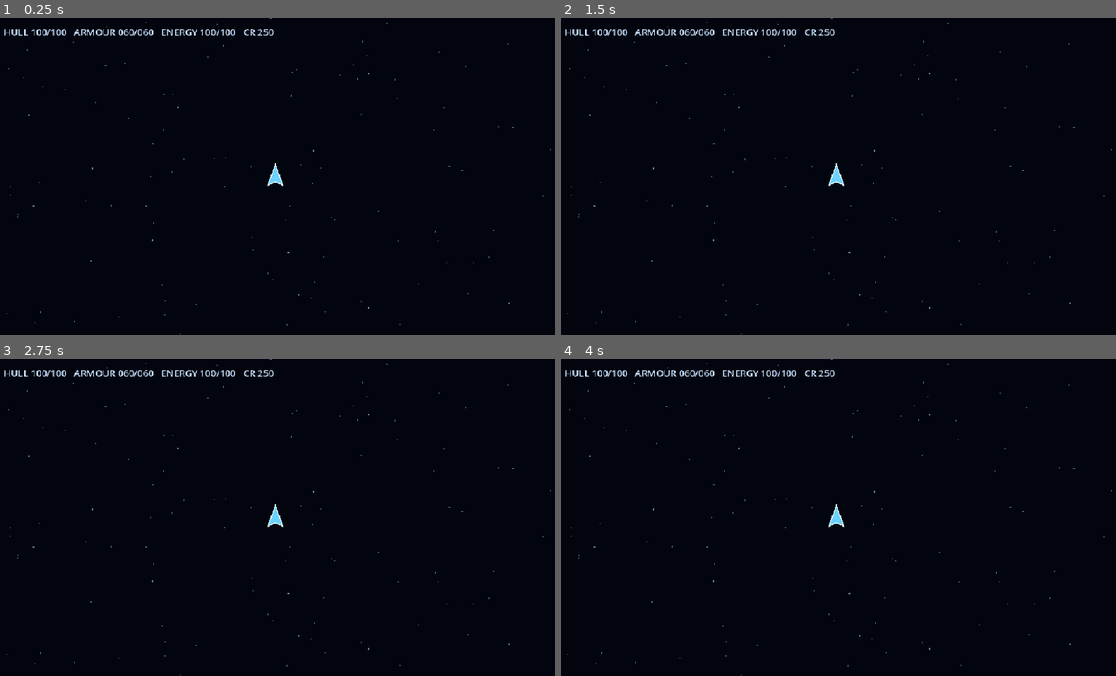
Above: before the commit, frames 1-4 (two rows, left to right).
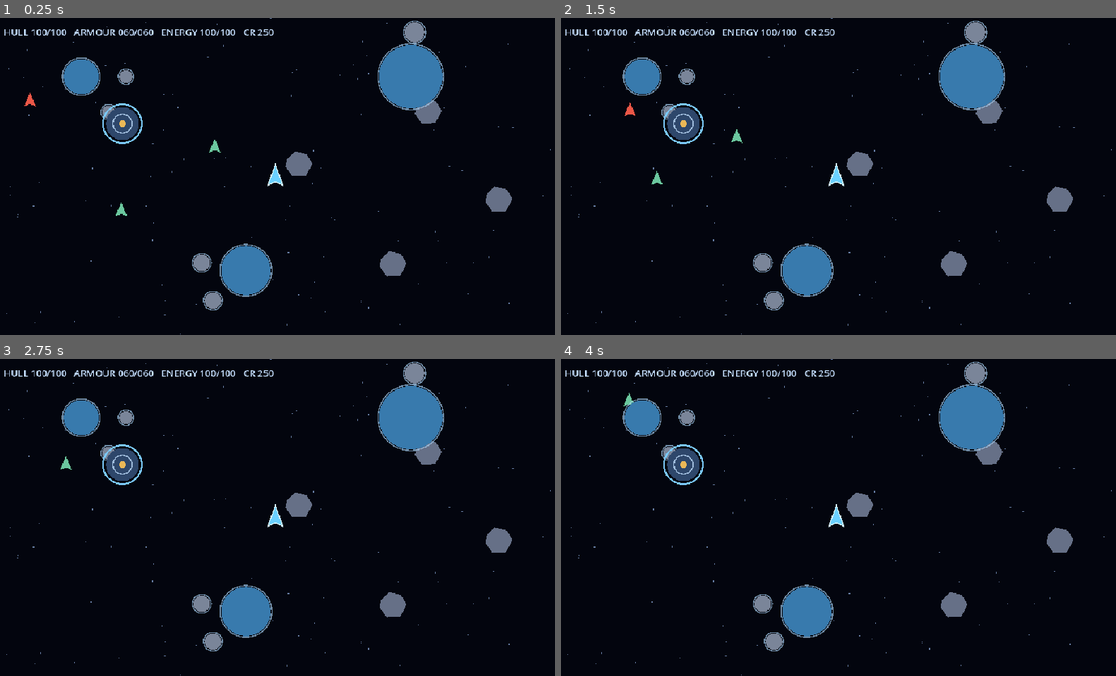
Above: after the commit, the same moments.

Repository: DARTVADER1-DROID/Star-Forge
Game: Godot game, scene res://scenes/main.tscn
Same seed, same stepped clock (60 frames per second), same inputs: the game is played once before the commit and once after it.
Inputs (mouse positions are in pixels of both pictures, inside the frame that each line leads up to):
- Up to frame 1 (0.25 s): no input
- Up to frame 2 (1.5 s): move the mouse to (960, 160) at 0.52 s; click (960, 160) at 0.67 s; drag from (721, 192) to (810, 239) at 1.27 s
- Up to frame 3 (2.75 s): move the mouse to (333, 447) at 2.02 s; click (333, 447) at 2.17 s
- Up to frame 4 (4 s): tap Enter at 2.75 s; drag from (810, 580) to (666, 469) at 2.77 s; move the mouse to (1005, 565) at 3.52 s; click (1005, 565) at 3.67 s

The runs differ from the first frame. In frame 1, 6.2% of the frame differs, in the area x 4-93%, y 0-93%; in frame 2, 6.2%; in frame 3, 6.2%; in frame 4, 6.2%.
Error before the commit: Parse Error: Cannot infer the type of "collection_key" variable because the value doesn't have a set type. (res://scripts/autoload/content_database.gd:26)

Commit message:
Fix strict GDScript type inference errors: scripts/autoload/content_database.gd

Diff:
--- a/scripts/autoload/content_database.gd
+++ b/scripts/autoload/content_database.gd
@@ -1,6 +1,6 @@
 extends Node
 
-const DATA_FILES := {
+const DATA_FILES: Dictionary = {
     "items": "res://data/items.json",
     "ships": "res://data/ship_designs.json",
     "roles": "res://data/npc_roles.json",
@@ -18,25 +18,25 @@
     systems = _load_index("systems")
 
 func _load_index(key: String) -> Dictionary:
-    var file := FileAccess.open(DATA_FILES[key], FileAccess.READ)
+    var file := FileAccess.open(DATA_FILES[key],FileAccess.READ)
     if file == null:
-        push_error("Missing data file: " + DATA_FILES[key])
+        push_error("Missing data file: " + str(DATA_FILES[key]))
         return {}
     var parsed: Variant = JSON.parse_string(file.get_as_text())
-    var collection_key := {"items":"items", "ships":"ship_designs", "roles":"roles", "systems":"systems"}[key]
-    if not parsed is Dictionary or not parsed.get(collection_key) is Array:
-        push_error("Invalid data schema: " + DATA_FILES[key])
+    var collection_key: String = {"items":"items","ships":"ship_designs","roles":"roles","systems":"systems"}[key]
+    if not parsed is Dictionary or not (parsed.get(collection_key) is Array):
+        push_error("Invalid data schema: " + str(DATA_FILES[key]))
         return {}
     var index: Dictionary = {}
     for entry: Variant in parsed[collection_key]:
-        if not entry is Dictionary or not entry.has("id") or index.has(str(entry.id)):
-            push_error("Invalid or duplicate entry in " + DATA_FILES[key])
+        if not entry is Dictionary or not entry.has("id") or index.has(str(entry.get("id",""))):
+            push_error("Invalid or duplicate entry in " + str(DATA_FILES[key]))
             continue
-        index[str(entry.id)] = entry
+        index[str(entry.get("id"))] = entry
     return index
 
 func get_system(id: String) -> Dictionary:
-    return systems.get(id, {})
+    return systems.get(id,{})
 
 func get_item(id: String) -> Dictionary:
-    return items.get(id, {})
+    return items.get(id,{})
